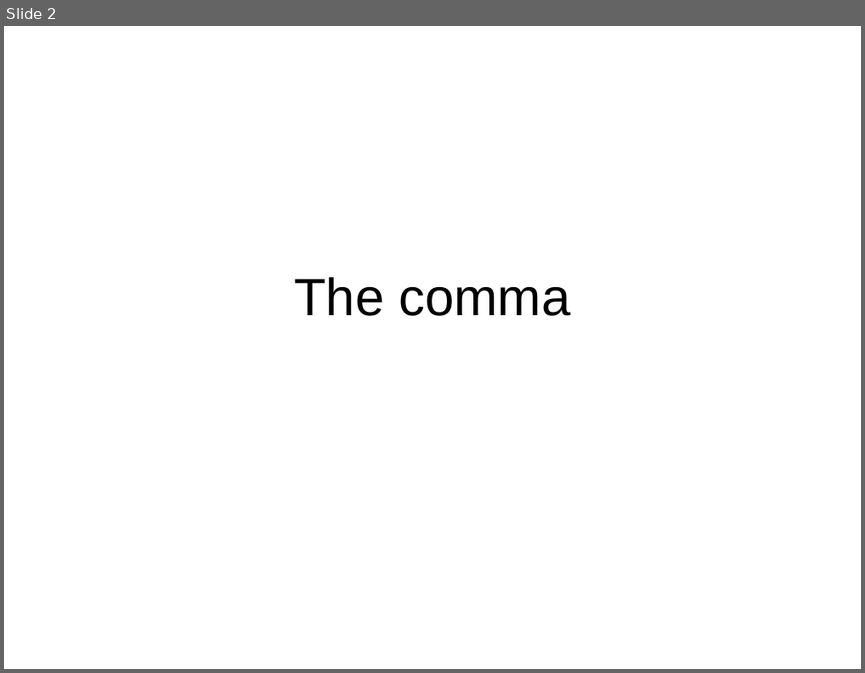
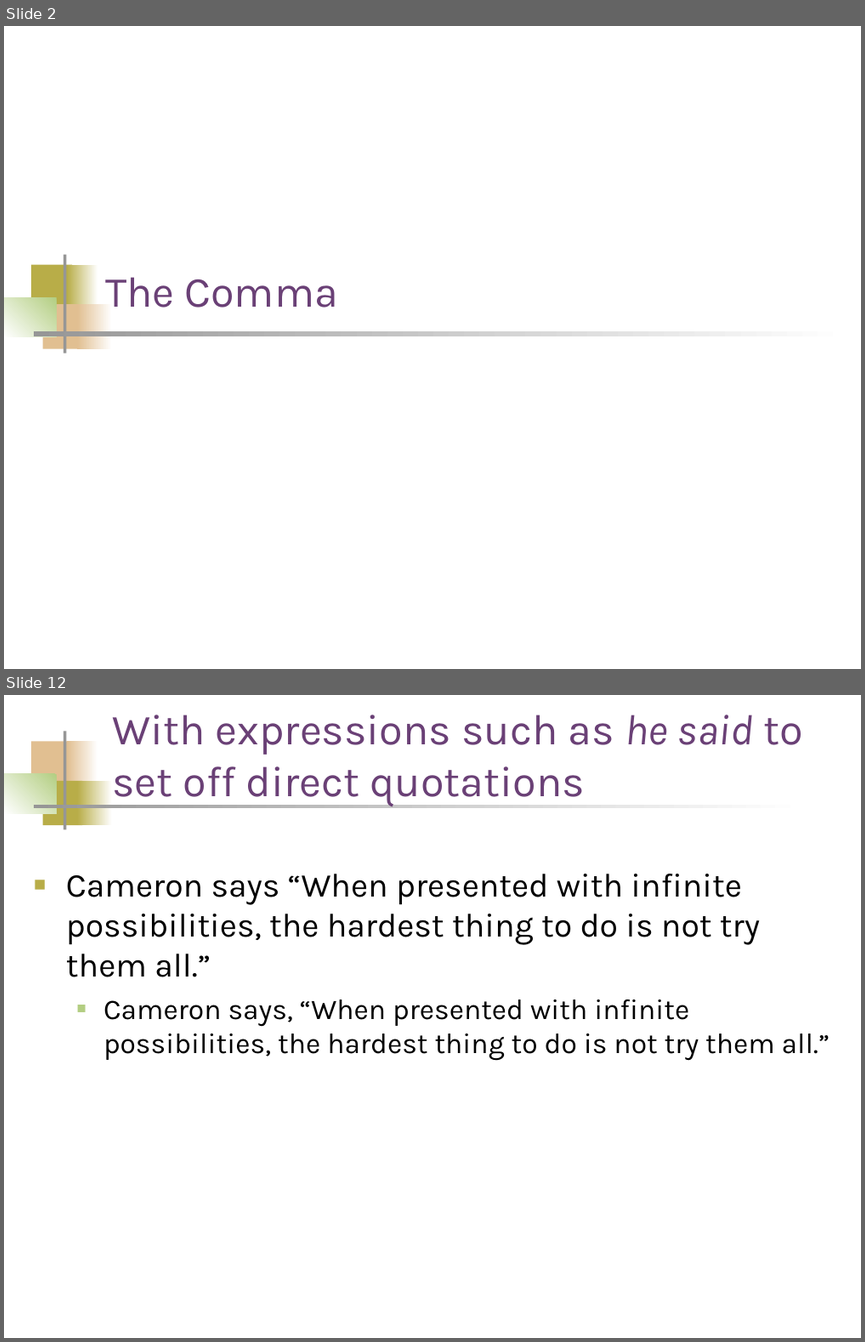
Before and after one commit to palmerc/lab, a slide deck: classes/engl4190/commas_and_end_punctuation.ppt. Shown one above the other, each under a label of ours: slide 2 before the commit, slides 2 and 12 after it; the slides between them are not shown. The pictures are 865x673 and 865x1342 pixels, drawn with LibreOffice and Linux fonts; fonts in the diff are those of the drawing. Boxes give left, top, right and bottom in pixels: in the first picture for what was removed or moved away, otherwise in the second. Text is boxed around its words. In the diff, an @@ line names an element or a change of style, - is before the commit and + after.

```diff
--- a/classes/engl4190/commas_and_end_punctuation.ppt
+++ b/classes/engl4190/commas_and_end_punctuation.ppt
@@ slide 12 added at box(4, 695, 861, 1338), background #FFFFFF @@
@@ title added at box(113, 715, 802, 806), 36 pt, text #6A4076 @@
+With expressions such as he said to
+set off direct quotations
@@ rectangle added at box(31, 741, 73, 786), fill #E1BF91 @@
@@ rectangle added at box(64, 731, 66, 829), fill #969696 @@
@@ rectangle added at box(68, 741, 98, 786), fill gradient #FFFFFF to #E1BF91 @@
@@ rectangle added at box(4, 774, 56, 813), fill gradient #B3CE82 to #FFFFFF @@
@@ rectangle added at box(42, 781, 82, 825), fill #B8AD48 @@
@@ rectangle added at box(78, 781, 112, 825), fill gradient #FFFFFF to #B8AD48 @@
@@ rectangle added at box(34, 805, 805, 807), fill gradient #FFFFFF to #969696 @@
@@ text added at box(66, 873, 830, 1061), 24 pt, text #000000 @@
+■ Cameron says “When presented with infinite possibilities, the hardest thing to do is not try them all.”
+  ■ Cameron says, “When presented with infinite possibilities, the hardest thing to do is not try them all.”
@@ slide 2 changed as well @@
@@ title "The Comma" at box(105, 277, 338, 307): vertical alignment middle to bottom @@
@@ title at box(105, 277, 338, 307): text changed; size 44 to 36 pt; font Arial to Karla; text colour #000000 to #6A4076 @@
-The comma
+The Comma
@@ group added at box(4, 255, 849, 353): 7 rectangles @@
```
Also in this commit, not shown: 17 other slides changed, 1 other slide added, 4 slides removed.
